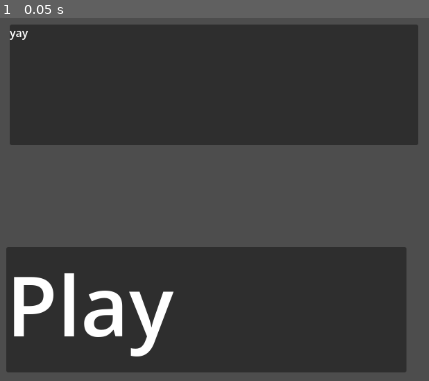
Above: before the commit, frame 1.
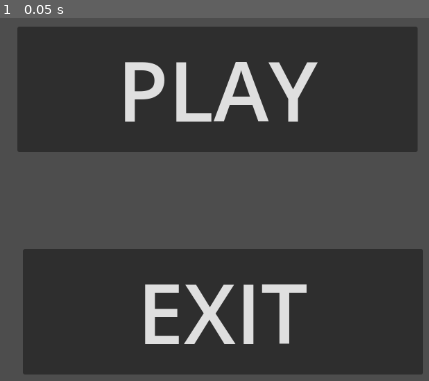
Above: after the commit, the same moment.

Repository: NinjaLD/stickySituation
Game: Godot game, scene res://scenes/startMenu.tscn
Two runs of this game, one before a commit and one after it. Both use one fixed random seed, a clock stepped at 60 frames per second and the inputs below. The project has no main scene, so this scene is started directly.
Inputs:
- Up to frame 1 (0.05 s): no input

The runs differ from the first frame. In frame 1, 14% of the frame differs, in the area x 1-99%, y 1-99%.

Commit message:
Properly added start menu

Diff:
--- a/sticky-situation/scenes/startMenu.tscn
+++ b/sticky-situation/scenes/startMenu.tscn
@@ -1,36 +1,22 @@
 [gd_scene format=3 uid="uid://dfrhu1w5058l2"]
-
-[sub_resource type="LabelSettings" id="LabelSettings_n4orl"]
 
 [node name="StartMenu" type="Node2D" unique_id=968487194]
 
 [node name="Camera2D" type="Camera2D" parent="." unique_id=2065483029]
 
 [node name="playButton" type="Button" parent="Camera2D" unique_id=62117288]
-offset_left = -541.0
-offset_top = 57.0
-offset_right = 36.0
-offset_bottom = 238.0
+offset_left = -525.0
+offset_top = -261.0
+offset_right = 52.0
+offset_bottom = -80.0
+theme_override_font_sizes/font_size = 120
+text = "PLAY
+"
 
-[node name="Play" type="Label" parent="Camera2D/playButton" unique_id=93164370]
-layout_mode = 0
-offset_right = 575.0
-offset_bottom = 179.0
+[node name="exitButton" type="Button" parent="Camera2D" unique_id=607396732]
+offset_left = -517.0
+offset_top = 60.0
+offset_right = 60.0
+offset_bottom = 241.0
 theme_override_font_sizes/font_size = 120
-text = "Play"
-
-[node name="exitButton" type="Button" parent="Camera2D" unique_id=793625208]
-offset_left = -536.0
-offset_top = -264.0
-offset_right = 53.0
-offset_bottom = -90.0
-
-[node name="Exit" type="Label" parent="Camera2D/exitButton" unique_id=1296662380]
-layout_mode = 0
-offset_right = 589.0
-offset_bottom = 177.0
-theme_override_font_sizes/font_size = 120
-text = "yay
-
-"
-label_settings = SubResource("LabelSettings_n4orl")
+text = "EXIT"
